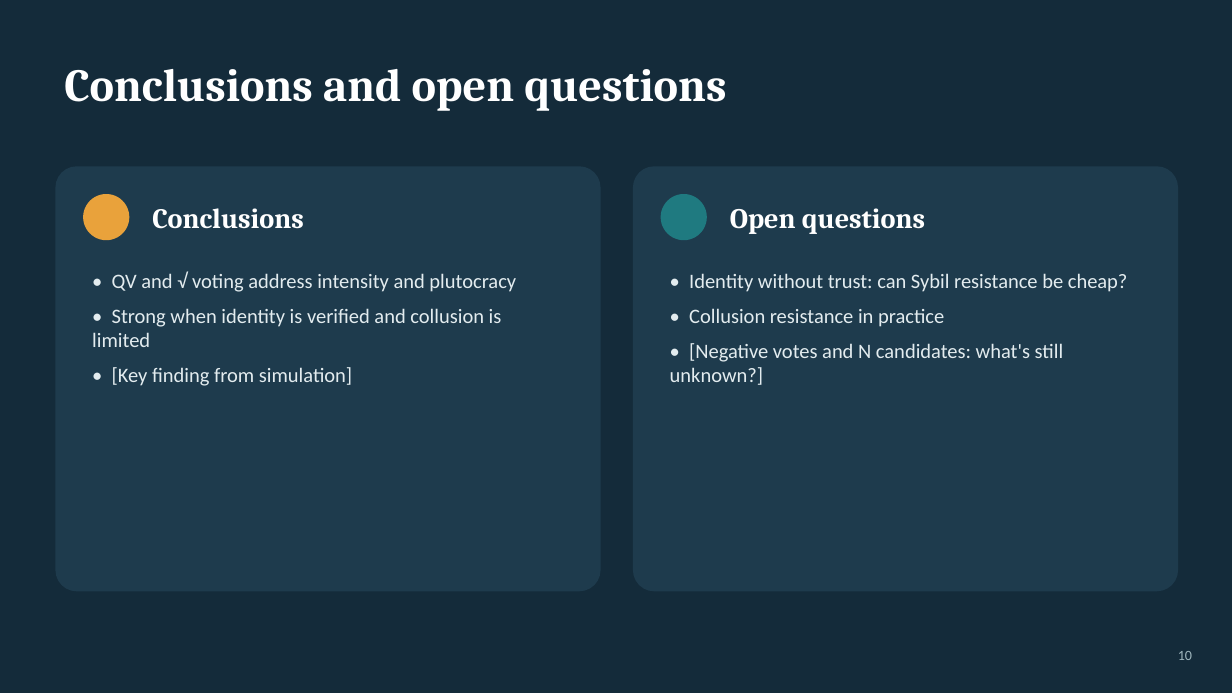
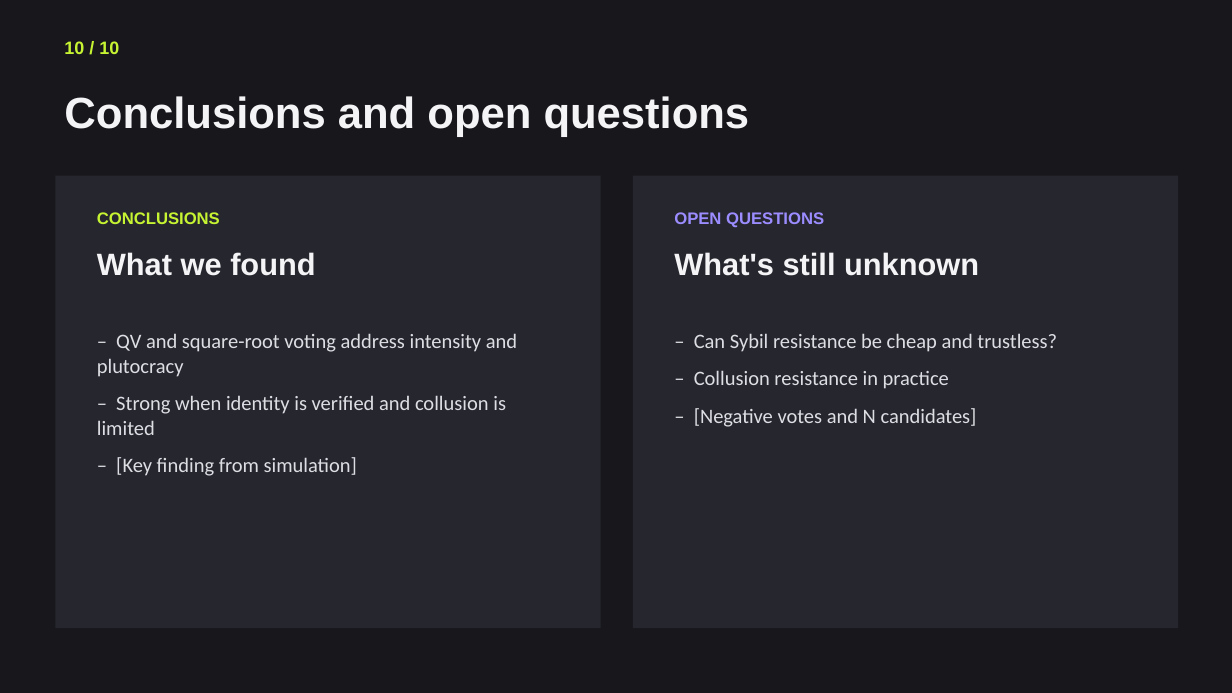
Before and after one commit to Jeanmauratille/quadratic_voting, a slide deck: slide 10 of final_project_outline.pptx. Drawn at 1232x693 pixels with LibreOffice and Linux fonts; fonts in the diff are those of the drawing. Boxes give left, top, right and bottom in pixels: in the first picture for what was removed or moved away, otherwise in the second. Text is boxed around its words. In the diff, an @@ line names an element or a change of style, - is before the commit and + after.

Commit message:
new format, populated with new info

```diff
--- a/final_project_outline.pptx
+++ b/final_project_outline.pptx
@@ background #142B3A to #17171C @@
@@ text at bbox=[64, 41, 119, 54]: text changed; size 11 to 14 pt; font Calibri to Arial; text colour #9FB6BD to #C6F432; bold on @@
-10
+10 / 10
@@ text "Conclusions and open questions": place and size @@
-text "Conclusions and open questions" at bbox=[64, 69, 726, 111]
+text "Conclusions and open questions" at bbox=[64, 96, 750, 137]
@@ text "Conclusions and open questions" at bbox=[64, 96, 750, 137]: size 36 to 34 pt, font Cambria to Arial, text colour #FFFFFF to #F4F4F6; more space between paragraphs @@
@@ rectangle: place and size @@
-rectangle at bbox=[55, 166, 601, 592]
+rectangle at bbox=[55, 176, 601, 628]
@@ rectangle at bbox=[55, 176, 601, 628]: rounded rectangle to rectangle; fill #1E3B4D to #26262E @@
@@ rectangle at bbox=[633, 176, 1178, 628]: rounded rectangle to rectangle; fill #1E3B4D to #26262E @@
@@ rectangle: place and size @@
-rectangle at bbox=[633, 166, 1178, 592]
+rectangle at bbox=[633, 176, 1178, 628]
@@ ellipse removed at bbox=[83, 194, 129, 240] @@
@@ text "CONCLUSIONS" at bbox=[97, 212, 220, 224]: vertical alignment middle to top @@
@@ ellipse removed at bbox=[661, 194, 707, 240] @@
@@ text "OPEN QUESTIONS" at bbox=[674, 212, 824, 228]: vertical alignment middle to top @@
@@ text at bbox=[97, 212, 220, 224]: text changed; size 22 to 13 pt; font Cambria to Arial; text colour #FFFFFF to #C6F432 @@
-Conclusions
+CONCLUSIONS
@@ text at bbox=[674, 212, 824, 228]: text changed; size 22 to 13 pt; font Cambria to Arial; text colour #FFFFFF to #9B8CFF @@
-Open questions
+OPEN QUESTIONS
@@ text added at bbox=[97, 252, 315, 276], 24 pt, text #F4F4F6, bold @@
+What we found
@@ text added at bbox=[674, 252, 979, 276], 24 pt, text #F4F4F6, bold @@
+What's still unknown
@@ text at bbox=[97, 333, 517, 476]: text changed; text colour #E3ECEF to #DDDDE4 @@
-• QV and √ voting address intensity and plutocracy
-• Strong when identity is verified and collusion is limited
-• [Key finding from simulation]
+– QV and square-root voting address intensity and plutocracy
+– Strong when identity is verified and collusion is limited
+– [Key finding from simulation]
@@ text at bbox=[694, 333, 1057, 427]: text changed; text colour #E3ECEF to #DDDDE4 @@
-• Identity without trust: can Sybil resistance be cheap?
-• Collusion resistance in practice
-• [Negative votes and N candidates: what's still unknown?]
+– Can Sybil resistance be cheap and trustless?
+– Collusion resistance in practice
+– [Negative votes and N candidates]
```
Also in this commit, not shown: 7 other slides changed, 2 slides added, 2 slides removed.
